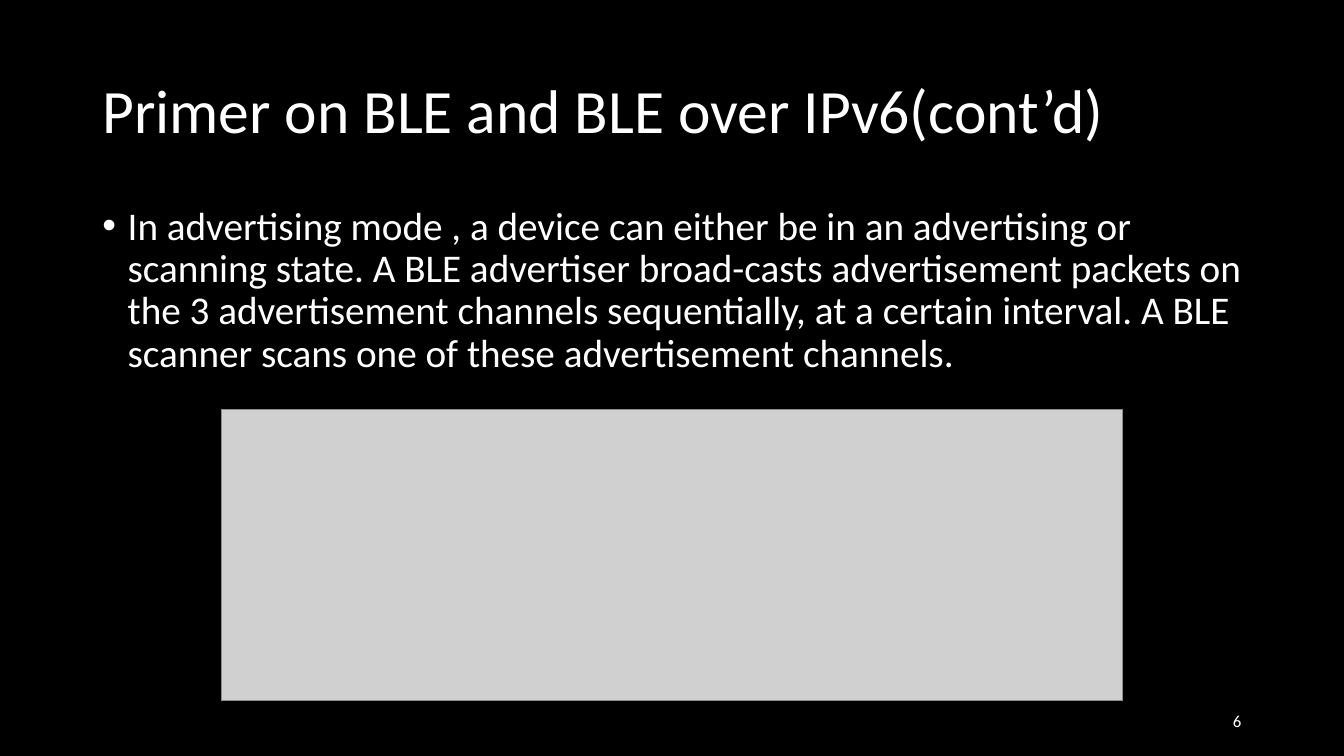
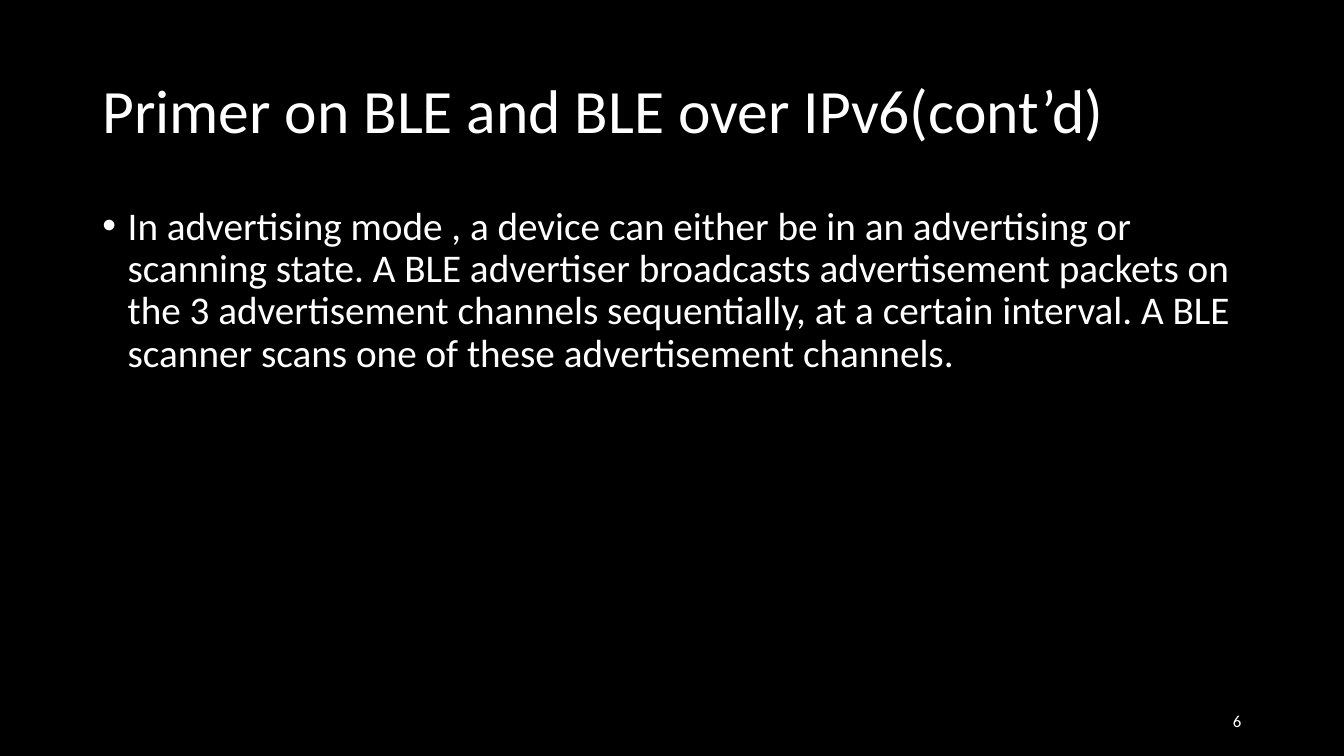
Before and after one commit to EKOISMYLOVE/NTUT_GM_PPT, a slide deck: slide 6 of A BLE-based multi-gateway network infrastructure with handover support for mobile BLE peripherals.pptx. Drawn at 1344x756 pixels with LibreOffice and Linux fonts; fonts in the diff are those of the drawing; grey boxes stand for pictures. Boxes give left, top, right and bottom in pixels: in the first picture for what was removed or moved away, otherwise in the second. Text is boxed around its words. In the diff, an @@ line names an element or a change of style, - is before the commit and + after.

Commit message:
Version 1.2

```diff
--- a/A BLE-based multi-gateway network infrastructure with handover support for mobile BLE peripherals.pptx
+++ b/A BLE-based multi-gateway network infrastructure with handover support for mobile BLE peripherals.pptx
@@ text at [128,212,1230,368]: text changed @@
-• In advertising mode , a device can either be in an advertising or scanning state. A BLE advertiser broad-casts advertisement packets on the 3 advertisement channels sequentially, at a certain interval. A BLE scanner scans one of these advertisement channels.
+• In advertising mode , a device can either be in an advertising or scanning state. A BLE advertiser broadcasts advertisement packets on the 3 advertisement channels sequentially, at a certain interval. A BLE scanner scans one of these advertisement channels.
@@ picture removed at [222,409,1123,701] @@
```
Also in this commit, not shown: 7 other slides changed, 1 slide added.
